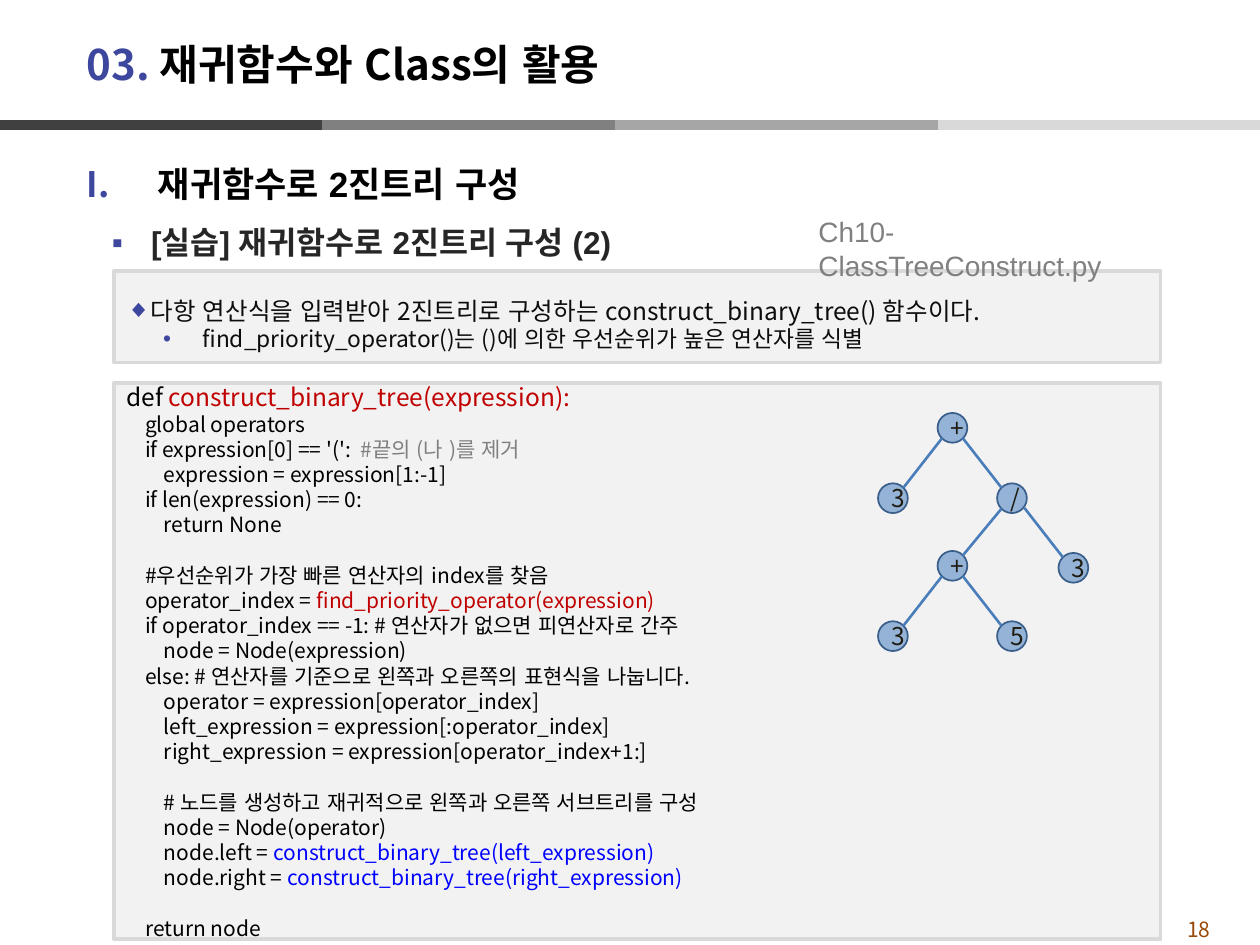
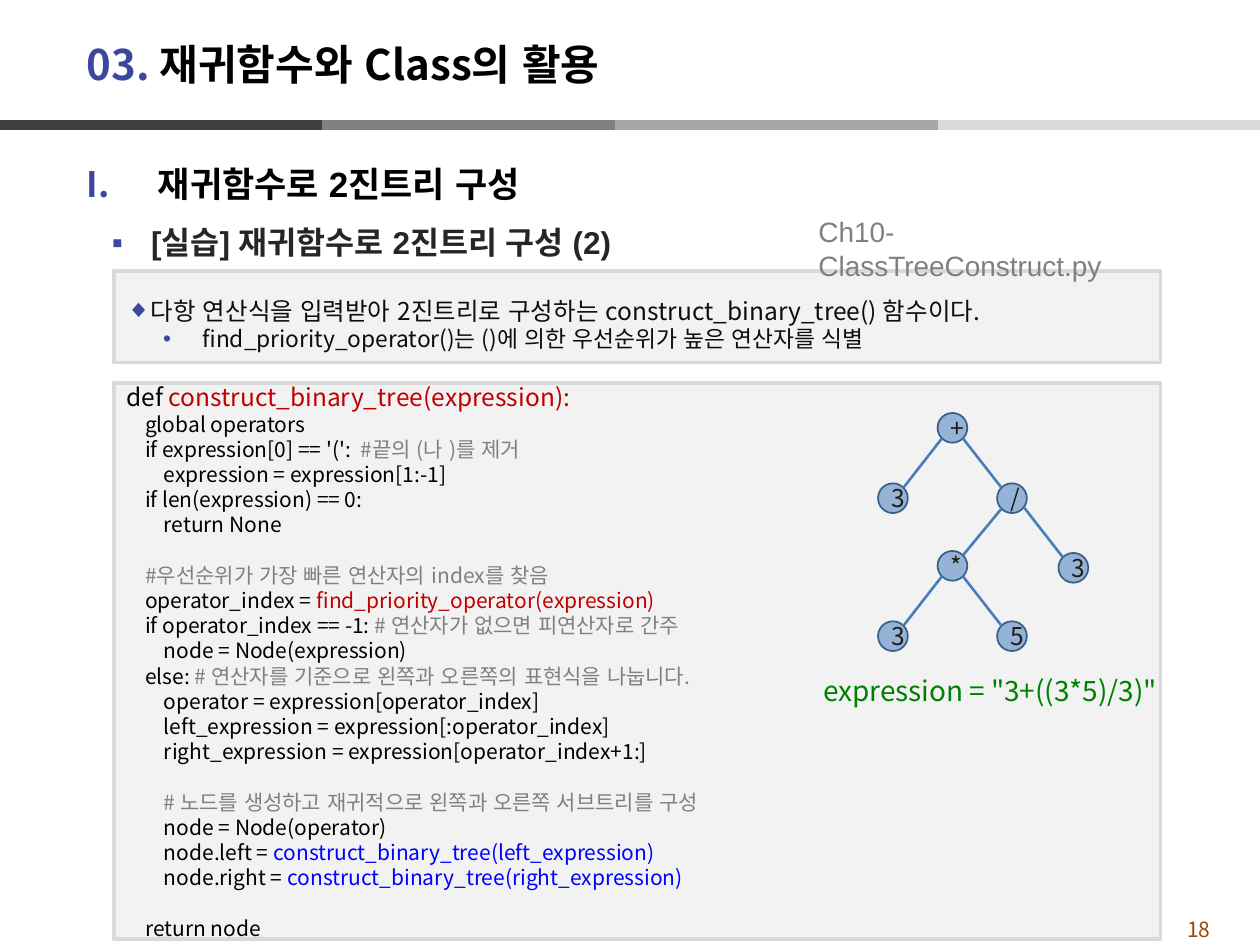
Before and after one commit to dndxor/BCPy, a slide deck: slide 18 of Ch10-재귀함수활용_Class.pptx. Drawn at 1260x945 pixels with LibreOffice and Linux fonts; fonts in the diff are those of the drawing. Boxes give left, top, right and bottom in pixels: in the first picture for what was removed or moved away, otherwise in the second. Text is boxed around its words. In the diff, an @@ line names an element or a change of style, - is before the commit and + after.

```diff
--- a/Ch10-재귀함수활용_Class.pptx
+++ b/Ch10-재귀함수활용_Class.pptx
@@ text in rectangle at [145, 565, 698, 812]: text colour #000000 to #808080 in "#우선순위가 가장 빠른 연산자의 index를 찾음", "# 연산자가 없으면 피연산자로 간주", "# 연산자를 기준으로 왼쪽과 오른쪽의 표현식을 나눕니다.", "# 노드를 생성하고 재귀적으로 왼쪽과 오른쪽 서브트리를 ..." @@
@@ text in ellipse at [937, 551, 968, 581]: text changed @@
-+
+*
@@ text added at [823, 678, 1157, 708], 16 pt, text #008000 @@
+expression = "3+((3*5)/3)"
```
Also in this commit, not shown: 10 other slides changed, 42 other files.
